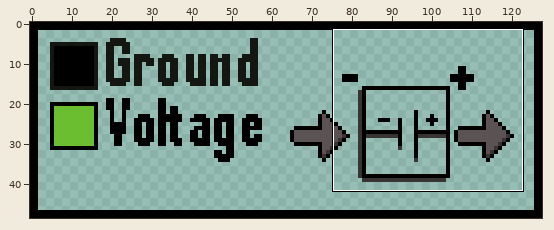
Two versions of one pixel-art file, Assets/Sprites/Sprite-0008.aseprite. The first picture is a wide view before the edit; the outline marks the close-up.
Close-up. Old version:
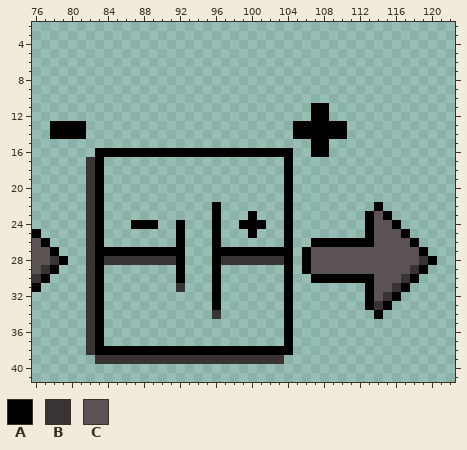
128x49 pixels, 1 frame. Colours within 5 levels of each other are drawn and written as one. Shown: x 76..122, y 2..41. The commit also changed other parts of the picture, which this record leaves out.
Palette (. is transparent): A #000000  B #383434  C #5b5353
Pixels before, first column x 76:
11 ...............................AA............
12 ...............................AA............
13 ..AAAA.......................AAAAAA..........
14 ..AAAA.......................AAAAAA..........
15 ...............................AA............
16 .......AAAAAAAAAAAAAAAAAAAAAA..AA............
17 ......BA....................A................
18 ......BA....................A................
19 ......BA....................A................
20 ......BA....................A................
21 ......BA....................A................
22 ......BA............A.......A.........A......
23 ......BA............A...A...A........ACA.....
24 ......BA...AAA..A...A..AAA..A........ACCA....
25 A.....BA........A...A...A...A........ACCCA...
26 CA....BA........A...A.......A..AAAAAAACCCCA..
27 CCA...BAAAAAAAAAA...AAAAAAAAA.ACCCCCCCCCCCCA.
28 CCBA..BABBBBBBBBA...ABBBBBBBA.ACCCCCCCCCCCCBA
29 CBA...BA........A...A.......A.ACCCCCCCCCCCBA.
30 BA....BA........A...A.......A..AAAAAAACCCBA..
31 A.....BA........B...A.......A........ACCBA...
32 ......BA............A.......A........ACBA....
33 ......BA............A.......A........ABA.....
34 ......BA............B.......A.........A......
35 ......BA....................A................
36 ......BA....................A................
37 ......BA....................A................
38 ......BAAAAAAAAAAAAAAAAAAAAAA................
39 .......BBBBBBBBBBBBBBBBBBBBB.................
Now the later version:
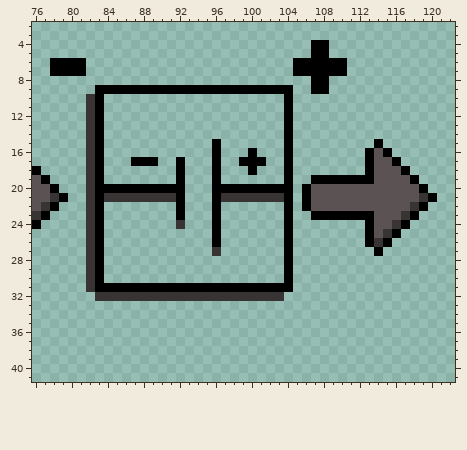
The edit:
Changed rows in their new state; - is an unchanged pixel.
first column x 76:
 4 -------------------------------AA------------
 5 -------------------------------AA------------
 6 --AAAA-----------------------AAAAAA----------
 7 --AAAA-----------------------AAAAAA----------
 8 -------------------------------AA------------
 9 -------AAAAAAAAAAAAAAAAAAAAAA--AA------------
10 ------BA--------------------A----------------
11 ------BA--------------------A--..------------
12 ------BA--------------------A--..------------
13 --....BA--------------------A......----------
14 --....BA--------------------A......----------
15 ------BA------------A-------A--..-----A------
16 ------B-............-...-...---..----ACA-----
17 -----------AAA--A---A--AAA-----------ACCA----
18 A---------------A---A---A------------ACCCA---
19 CA--------------A---A----------AAAAAAACCCCA--
20 CCA-----AAAAAAAAA---AAAAAAAA--ACCCCCCCCCCCCA-
21 CCBA----BBBBBBBBA---ABBBBBBB--ACCCCCCCCCCCCBA
22 CBA-------------A-------------ACCCCCCCCCCCBA-
23 BA--------------A-------.------AAAAAA--CCBA--
24 A----------...--B------...--------------BA---
25 .---------------.-------.--------------BA.---
26 ..--------------.--------------......-BA...--
27 ...-----.........---B.......--........A.....-
28 ....----.........---........--...............
29 ...-------------.---.---------..............-
30 ..--------------.---.----------............--
31 .-------AAAAAAAAAAAA-AAAAAAA---------.....---
32 ------.BBBBBBBBBBBBBBBBBBBBB.--------....----
33 ------..------------.-------.--------...-----
34 ------..------------.-------.---------.------
35 ------..--------------------.----------------
36 ------..--------------------.----------------
37 ------..--------------------.----------------
38 ------.......................----------------
39 -------.....................-----------------
Boxes around the changes in both close-ups, in picture pixels (x1, y1, x2, y2):
changed: (32, 40, 437, 364)
